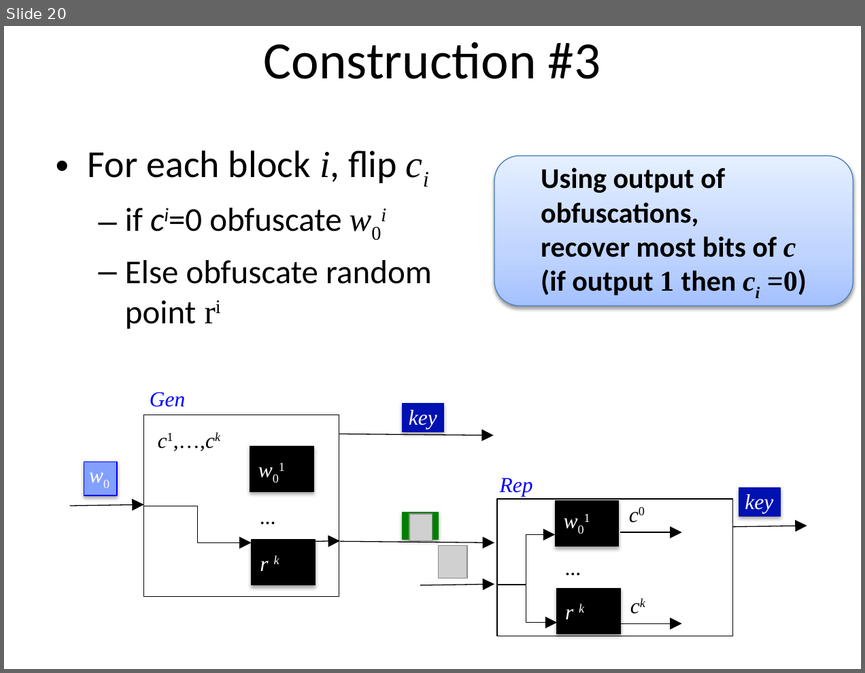
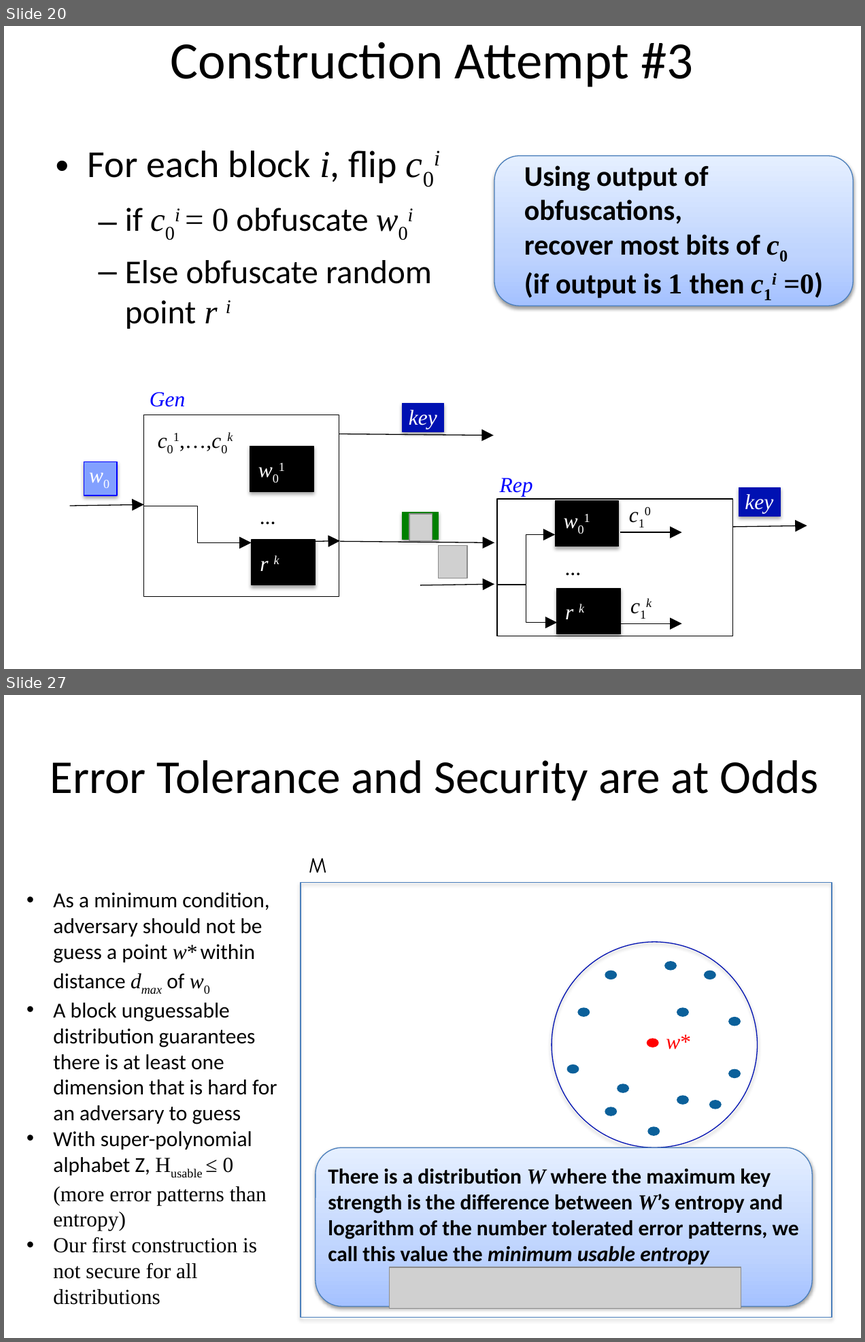
Before and after one commit to xianruimeng/comp-fuzzy-ext, a slide deck: constantRate/KeyDerivationWithNegativeUsable.pptx. Shown one above the other, each under a label of ours: slide 20 before the commit, slides 20 and 27 after it; the slides between them are not shown. The pictures are 865x673 and 865x1342 pixels, drawn with LibreOffice and Linux fonts; fonts in the diff are those of the drawing; grey boxes stand for pictures. Boxes give left, top, right and bottom in pixels: in the first picture for what was removed or moved away, otherwise in the second. Text is boxed around its words. In the diff, an @@ line names an element or a change of style, - is before the commit and + after.

```diff
--- a/constantRate/KeyDerivationWithNegativeUsable.pptx
+++ b/constantRate/KeyDerivationWithNegativeUsable.pptx
@@ slide 27 added at (x1=4, y1=695, x2=861, y2=1338), background #FFFFFF @@
@@ title added at (x1=50, y1=760, x2=819, y2=801), 39.6 pt, text #000000 @@
+Error Tolerance and Security are at Odds
@@ text added at (x1=309, y1=858, x2=326, y2=872), 18 pt, text #000000 @@
+M
@@ text added at (x1=53, y1=892, x2=277, y2=1304), 18 pt, text #000000 @@
+• As a minimum condition, adversary should not be guess a point w* within distance dmax of w0
+• A block unguessable distribution guarantees there is at least one dimension that is hard for an adversary to guess
+• With super-polynomial alphabet Z, Husable ≤ 0 (more error patterns than entropy)
+• Our first construction is not secure for all distributions
@@ rectangle added at (x1=300, y1=882, x2=832, y2=1317), outline #4B7EBC 0.75 pt @@
@@ ellipse added at (x1=551, y1=942, x2=757, y2=1147), outline #0011B2 0.75 pt @@
@@ ellipse added at (x1=604, y1=970, x2=617, y2=979), fill #0B609A @@
@@ ellipse added at (x1=664, y1=961, x2=677, y2=970), fill #0B609A @@
@@ ellipse added at (x1=704, y1=970, x2=716, y2=979), fill #0B609A @@
@@ ellipse added at (x1=577, y1=1008, x2=589, y2=1017), fill #0B609A @@
@@ ellipse added at (x1=677, y1=1008, x2=689, y2=1017), fill #0B609A @@
@@ ellipse added at (x1=728, y1=1016, x2=740, y2=1025), fill #0B609A @@
@@ ellipse added at (x1=647, y1=1038, x2=659, y2=1047), fill #FF0000 @@
@@ text added at (x1=666, y1=1034, x2=691, y2=1049), 18 pt, text #FF0000, italic @@
+w*
@@ ellipse added at (x1=567, y1=1064, x2=579, y2=1074), fill #0B609A @@
@@ ellipse added at (x1=728, y1=1068, x2=740, y2=1078), fill #0B609A @@
@@ ellipse added at (x1=617, y1=1083, x2=629, y2=1093), fill #0B609A @@
@@ ellipse added at (x1=677, y1=1095, x2=689, y2=1104), fill #0B609A @@
@@ ellipse added at (x1=709, y1=1100, x2=721, y2=1109), fill #0B609A @@
@@ ellipse added at (x1=604, y1=1106, x2=617, y2=1116), fill #0B609A @@
@@ ellipse added at (x1=647, y1=1126, x2=660, y2=1136), fill #0B609A @@
@@ rounded rectangle added at (x1=315, y1=1147, x2=812, y2=1306), fill gradient #A4C4FF to #BFD4FF to #E6EEFF, outline #4B7EBC 0.75 pt, 18 pt, text #000000, bold @@
+There is a distribution W where the maximum key strength is the difference between W’s entropy and logarithm of the number tolerated error patterns, we call this value the minimum usable entropy
@@ picture added at (x1=389, y1=1266, x2=741, y2=1308) @@
@@ slide 20 changed as well @@
@@ title at (x1=171, y1=42, x2=694, y2=87): text changed @@
-Construction #3
+Construction Attempt #3
@@ text at (x1=88, y1=150, x2=432, y2=329): text changed @@
-• For each block i, flip ci
-  – if ci=0 obfuscate w0i
-  – Else obfuscate random point ri
+• For each block i, flip c0i
+  – if c0i = 0 obfuscate w0i
+  – Else obfuscate random point r i
@@ text in rounded rectangle at (x1=524, y1=165, x2=823, y2=298): text changed @@
-Using output of obfuscations,
-recover most bits of c
-(if output 1 then ci =0)
+Using output of obfuscations,
+recover most bits of c0
+(if output is 1 then c1i =0)
@@ text at (x1=149, y1=422, x2=255, y2=456): text changed @@
-c1,…,ck
+c01,…,c0k
@@ text at (x1=620, y1=497, x2=664, y2=531): text changed; italic off @@
-c0
+c10
@@ text at (x1=621, y1=588, x2=667, y2=622): text changed @@
-ck
+c1k
```
Also in this commit, not shown: 14 other slides changed, 4 other slides added.
